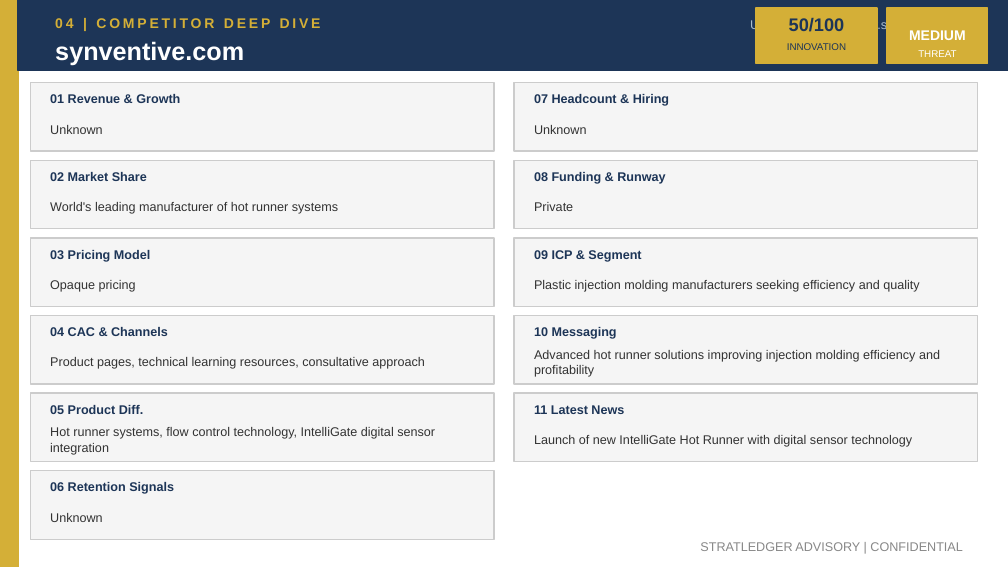
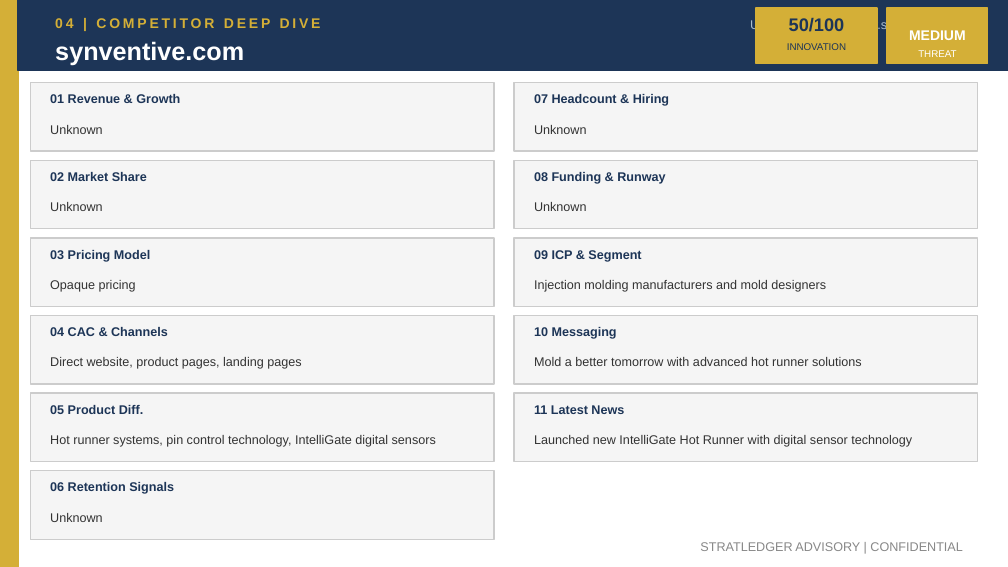
Before and after one commit to apexmakeshop-dot/droplet-commands, a slide deck: slide 8 of mesh_bioplastics_CI_Report.pptx. Drawn at 1008x567 pixels with LibreOffice and Linux fonts; fonts in the diff are those of the drawing. Boxes give left, top, right and bottom in pixels: in the first picture for what was removed or moved away, otherwise in the second. Text is boxed around its words. In the diff, an @@ line names an element or a change of style, - is before the commit and + after.

```diff
--- a/mesh_bioplastics_CI_Report.pptx
+++ b/mesh_bioplastics_CI_Report.pptx
@@ text at (50, 202, 103, 211): text changed @@
-World's leading manufacturer of hot runner systems
+Unknown
@@ text at (534, 202, 587, 211): text changed @@
-Private
+Unknown
@@ text at (534, 280, 826, 292): text changed @@
-Plastic injection molding manufacturers seeking efficiency and quality
+Injection molding manufacturers and mold designers
@@ text at (50, 357, 301, 369): text changed @@
-Product pages, technical learning resources, consultative approach
+Direct website, product pages, landing pages
@@ text at (534, 357, 862, 366): text changed @@
-Advanced hot runner solutions improving injection molding efficiency and profitability
+Mold a better tomorrow with advanced hot runner solutions
@@ text at (50, 435, 436, 447): text changed @@
-Hot runner systems, flow control technology, IntelliGate digital sensor integration
+Hot runner systems, pin control technology, IntelliGate digital sensors
@@ text at (534, 435, 912, 447): text changed @@
-Launch of new IntelliGate Hot Runner with digital sensor technology
+Launched new IntelliGate Hot Runner with digital sensor technology
```
Also in this commit, not shown: 5 other slides changed.
